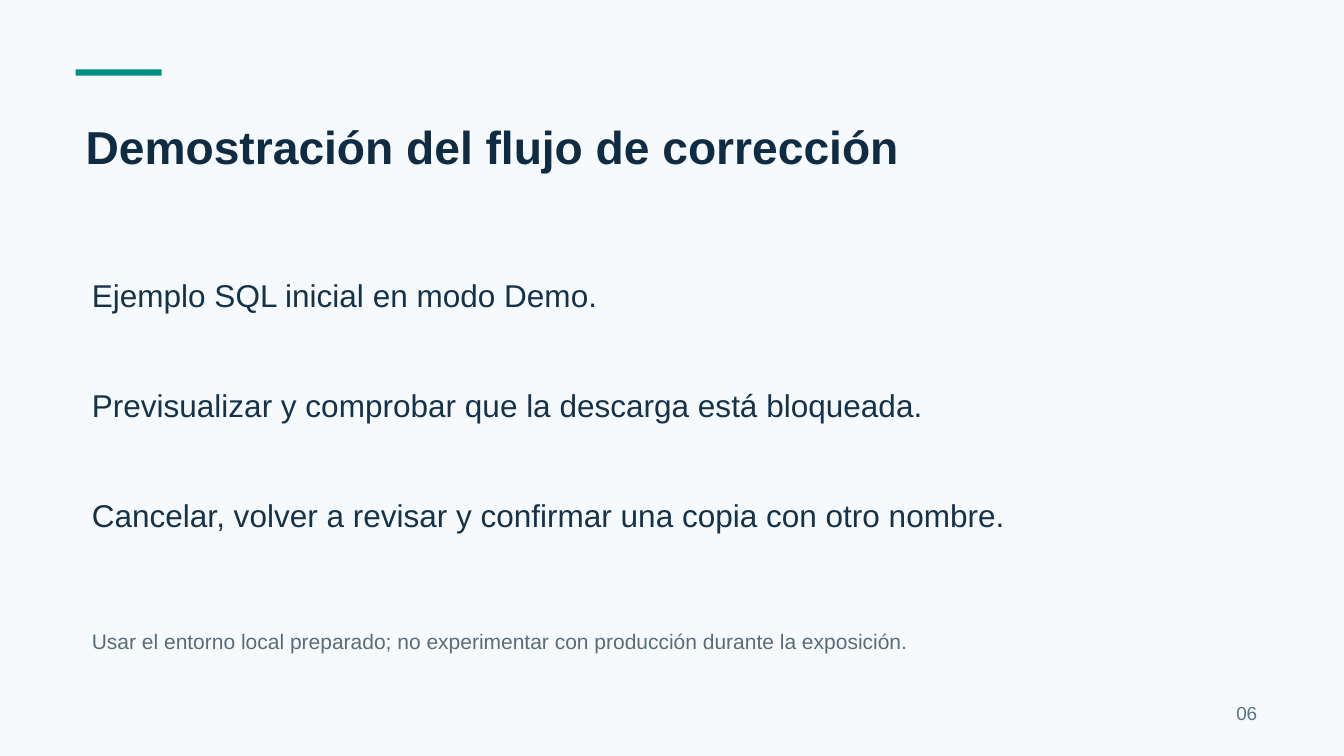
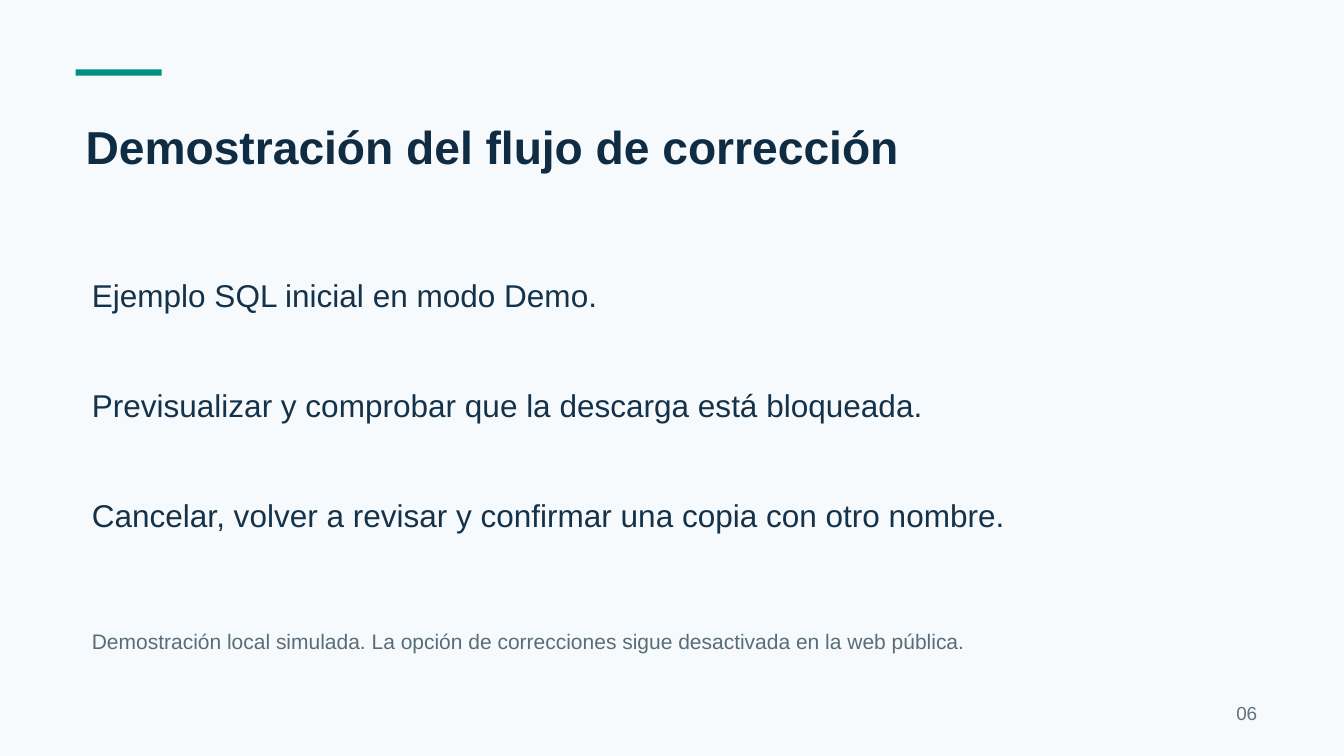
Before and after one commit to Christian-gv-01/revisor-inteligente-codigo, a slide deck: slide 6 of docs/presentacion/CODEGUARD-borrador-12-minutos.pptx. Drawn at 1344x756 pixels with LibreOffice and Linux fonts; fonts in the diff are those of the drawing. Boxes give left, top, right and bottom in pixels: in the first picture for what was removed or moved away, otherwise in the second. Text is boxed around its words. In the diff, an @@ line names an element or a change of style, - is before the commit and + after.

```diff
--- a/docs/presentacion/CODEGUARD-borrador-12-minutos.pptx
+++ b/docs/presentacion/CODEGUARD-borrador-12-minutos.pptx
@@ text at <box>92,633,964,654</box>: text changed @@
-Usar el entorno local preparado; no experimentar con producción durante la exposición.
+Demostración local simulada. La opción de correcciones sigue desactivada en la web pública.
```
Also in this commit, not shown: 6 other slides changed, 2 slides added, 2 slides removed, 4 other files.
